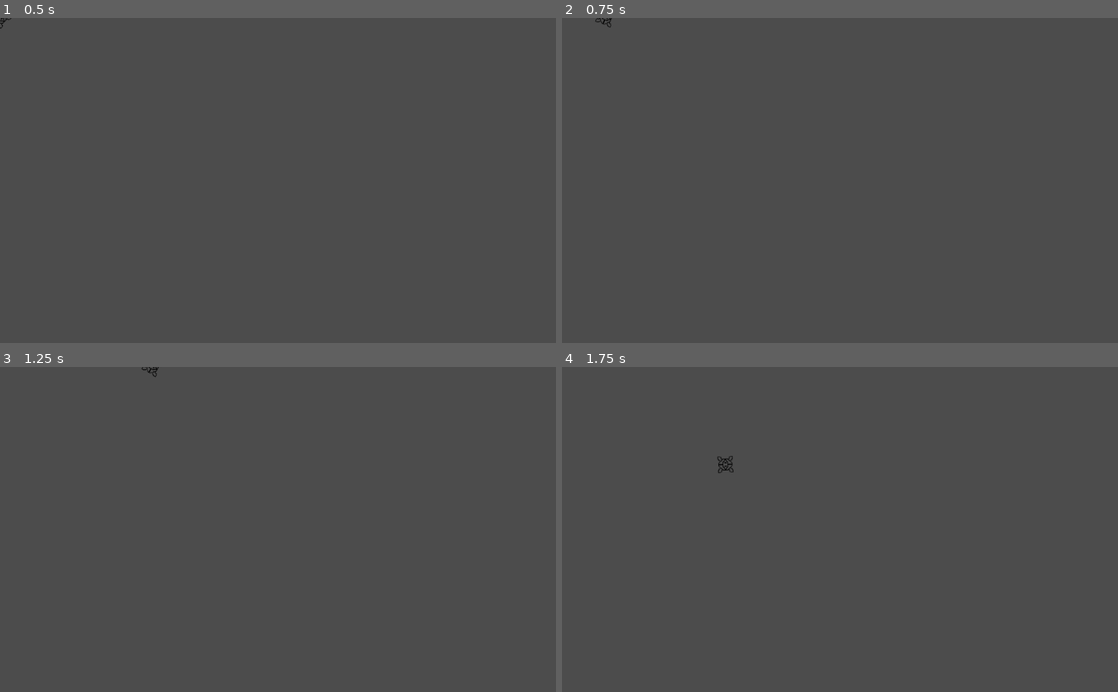
Above: before the commit, frames 1-4 (two rows, left to right).
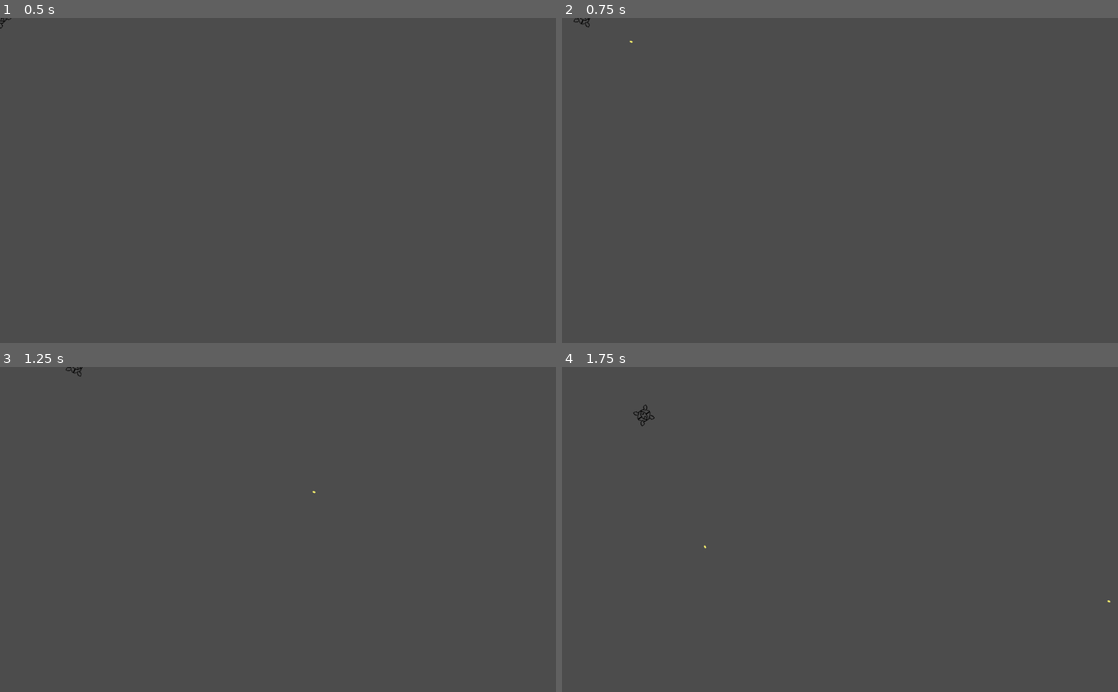
Above: after the commit, the same moments.

Repository: BoxxRoss/GodotHiddenHorror
Game: Godot game, scene res://scriptstuff.tscn
The game is run twice, just before and just after one commit, with the same random seed, the same clock (stepped at 60 frames per second) and the same inputs.
Inputs (mouse positions are in pixels of both pictures, inside the frame that each line leads up to):
- Up to frame 1 (0.5 s): no input
- Up to frame 2 (0.75 s): tap Enter at 0.5 s; move the mouse to (962, 164) at 0.52 s; hold D (Right) from 0.53 s (still down); click (962, 164) at 0.6 s
- Up to frame 3 (1.25 s): keep holding D (Right)
- Up to frame 4 (1.75 s): move the mouse to (728, 545) at 1.27 s; release D (Right) at 1.28 s; hold S (Down) from 1.28 s (still down); click (728, 545) at 1.35 s

Frame 1 is identical in both runs. In frame 2, less than 0.1% of the frame differs, in the area x 2-13%, y 0-8%; in frame 3, less than 0.1%; in frame 4, 0.1%, in the area x 12-99%, y 11-73%.

Commit message:
adding more to the scripts

Diff:
--- a/testin/KinematicBody2D.gd
+++ b/testin/KinematicBody2D.gd
@@ -1,8 +1,9 @@
 extends KinematicBody2D
 
 
-var movespeed = 400
-
+var movespeed = 200
+var bulletspeed = 1000
+var bullet = preload("res://Bullet.tscn")
 
 func _ready():
 	pass # Replace with function body.
@@ -22,3 +23,13 @@
 	motion = motion.normalized()
 	motion = move_and_slide(motion * movespeed)
 	look_at(get_global_mouse_position())
+
+	if Input.is_action_just_pressed("Shoot"):
+		fire()
+
+func fire ():
+	var bullet_instance = bullet.instance()
+	bullet_instance.position = get_global_position()
+	bullet_instance.rotation_degrees = rotation_degrees
+	bullet_instance.apply_impulse(Vector2(),Vector2(bulletspeed,0).rotated(rotation))
+	get_tree().get_root().call_deferred("add_child", bullet_instance)
